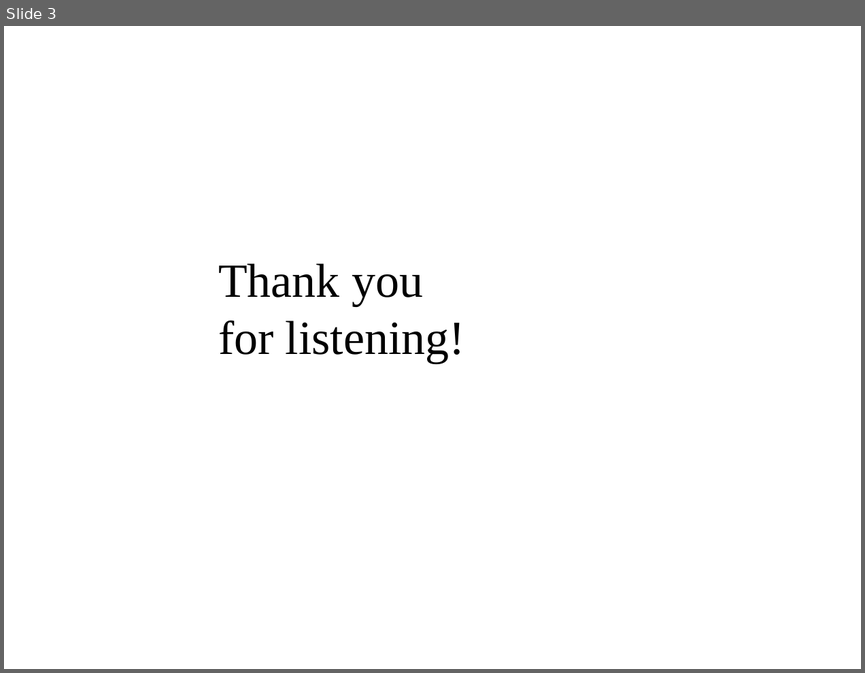
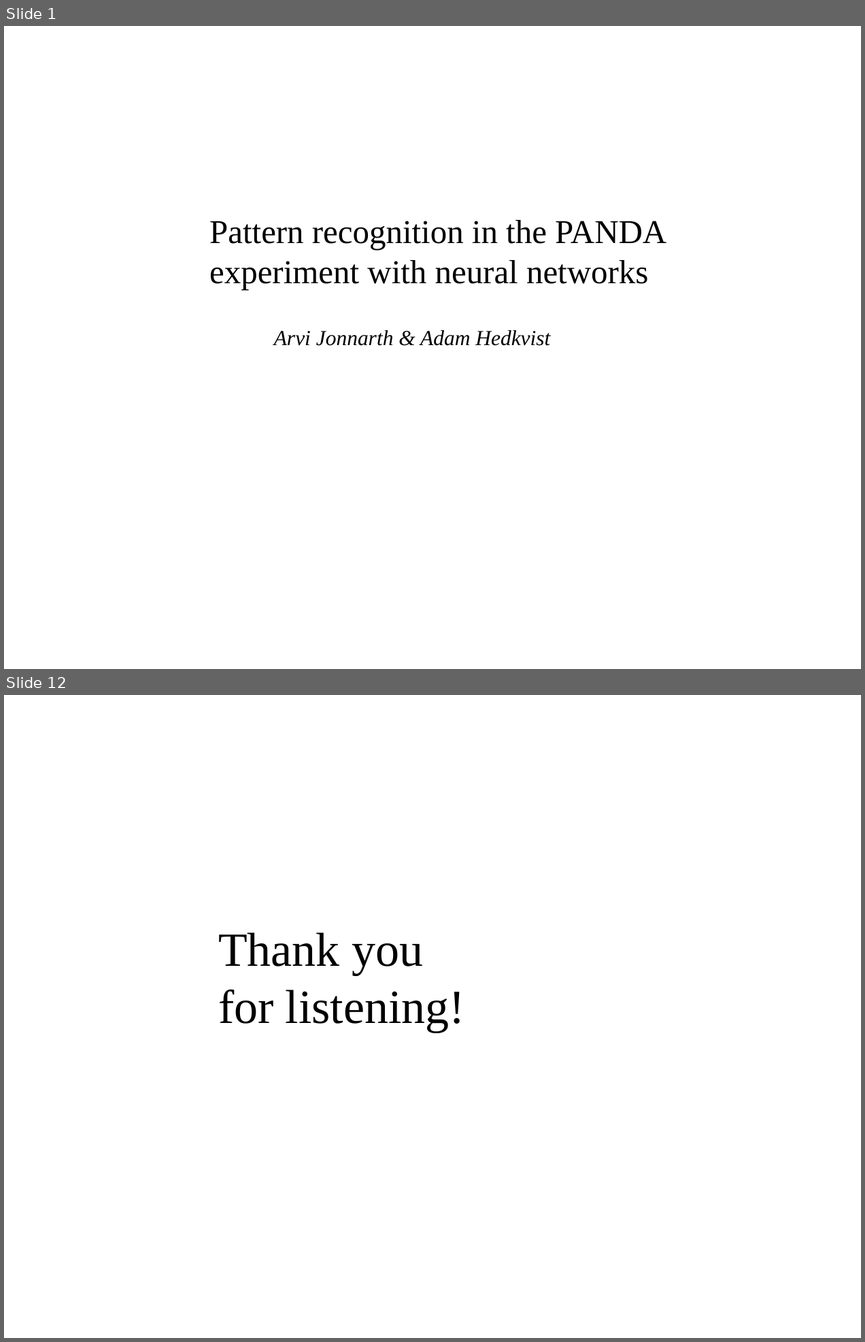
Before and after one commit to aaaaarvi/Projektarbete17, a slide deck: presentation/presentation.odp. Shown one above the other, each under a label of ours: slide 3 before the commit, slides 1 and 12 after it; the slides between them are not shown. The pictures are 865x673 and 865x1342 pixels, drawn with LibreOffice and Linux fonts; fonts in the diff are those of the drawing; background and template pictures are left out. Boxes give left, top, right and bottom in pixels: in the first picture for what was removed or moved away, otherwise in the second. Text is boxed around its words. In the diff, an @@ line names an element or a change of style, - is before the commit and + after.

```diff
--- a/presentation/presentation.odp
+++ b/presentation/presentation.odp
@@ slide 1 added at (4, 26, 861, 669), background picture (left out) @@
@@ text added at (209, 220, 666, 290), 28 pt, text #000000 @@
+Pattern recognition in the PANDA experiment with neural networks
@@ text added at (274, 330, 550, 346), 18 pt, text #000000, italic @@
+Arvi Jonnarth & Adam Hedkvist
@@ what was slide 3 is now slide 12 @@
```
Also in this commit, not shown: 10 other slides added, 2 slides removed.
